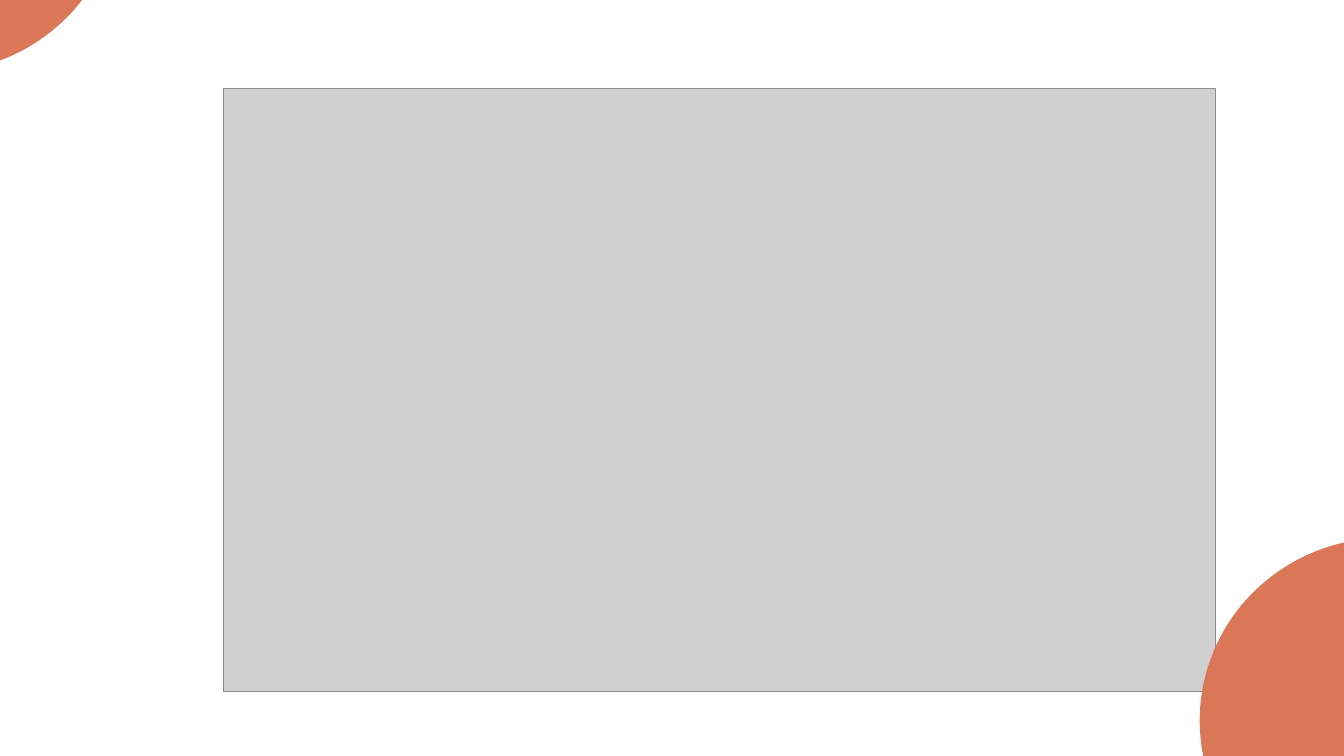
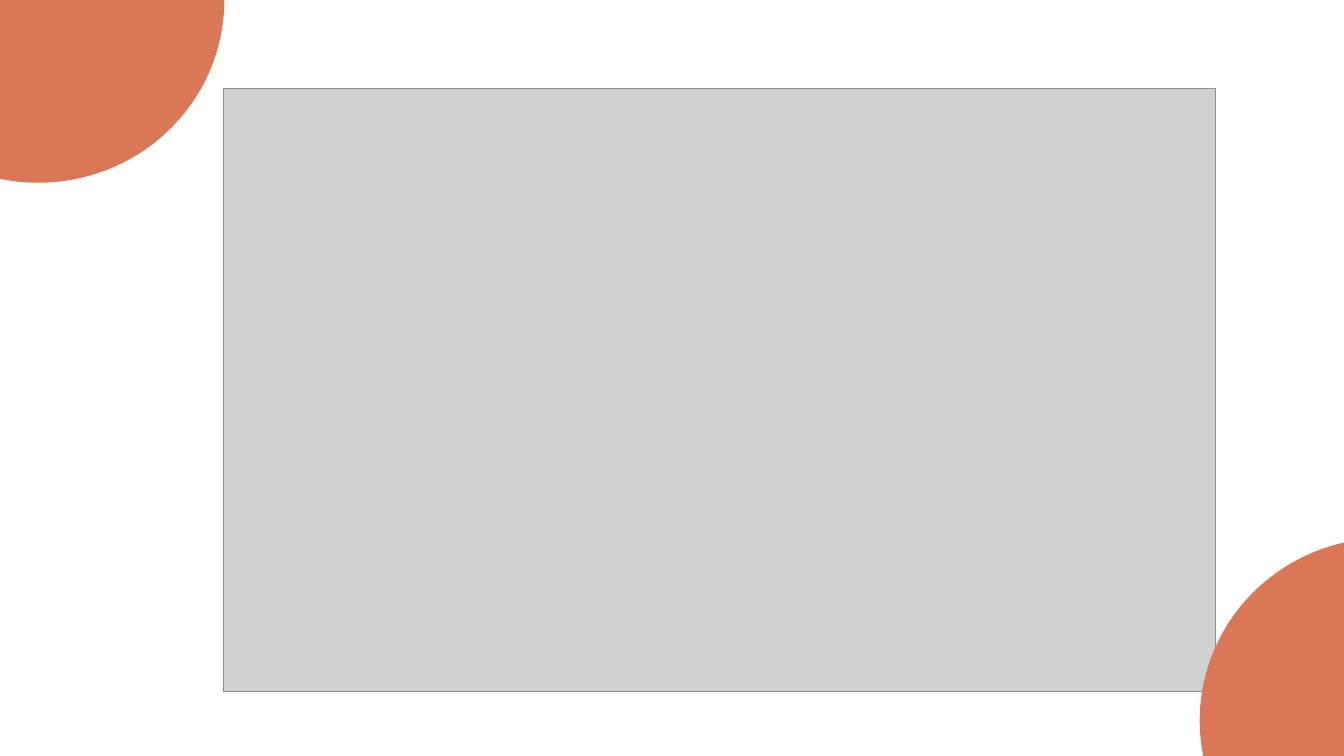
Before and after one commit to talgurevich/claude101, a slide deck: slide 11 of session-02/claude-code-deck2-he.pptx (slide 6 before the commit). Drawn at 1344x756 pixels with LibreOffice and Linux fonts; fonts in the diff are those of the drawing; grey boxes stand for pictures. Boxes give left, top, right and bottom in pixels: in the first picture for what was removed or moved away, otherwise in the second. Text is boxed around its words. In the diff, an @@ line names an element or a change of style, - is before the commit and + after.

```diff
--- a/session-02/claude-code-deck2-he.pptx
+++ b/session-02/claude-code-deck2-he.pptx
@@ ellipse resized from (x1=0, y1=0, x2=119, y2=72) to (x1=0, y1=0, x2=224, y2=181) @@
```
Also in this commit, not shown: 4 other slides changed, 24 slides added, 2 slides removed.
